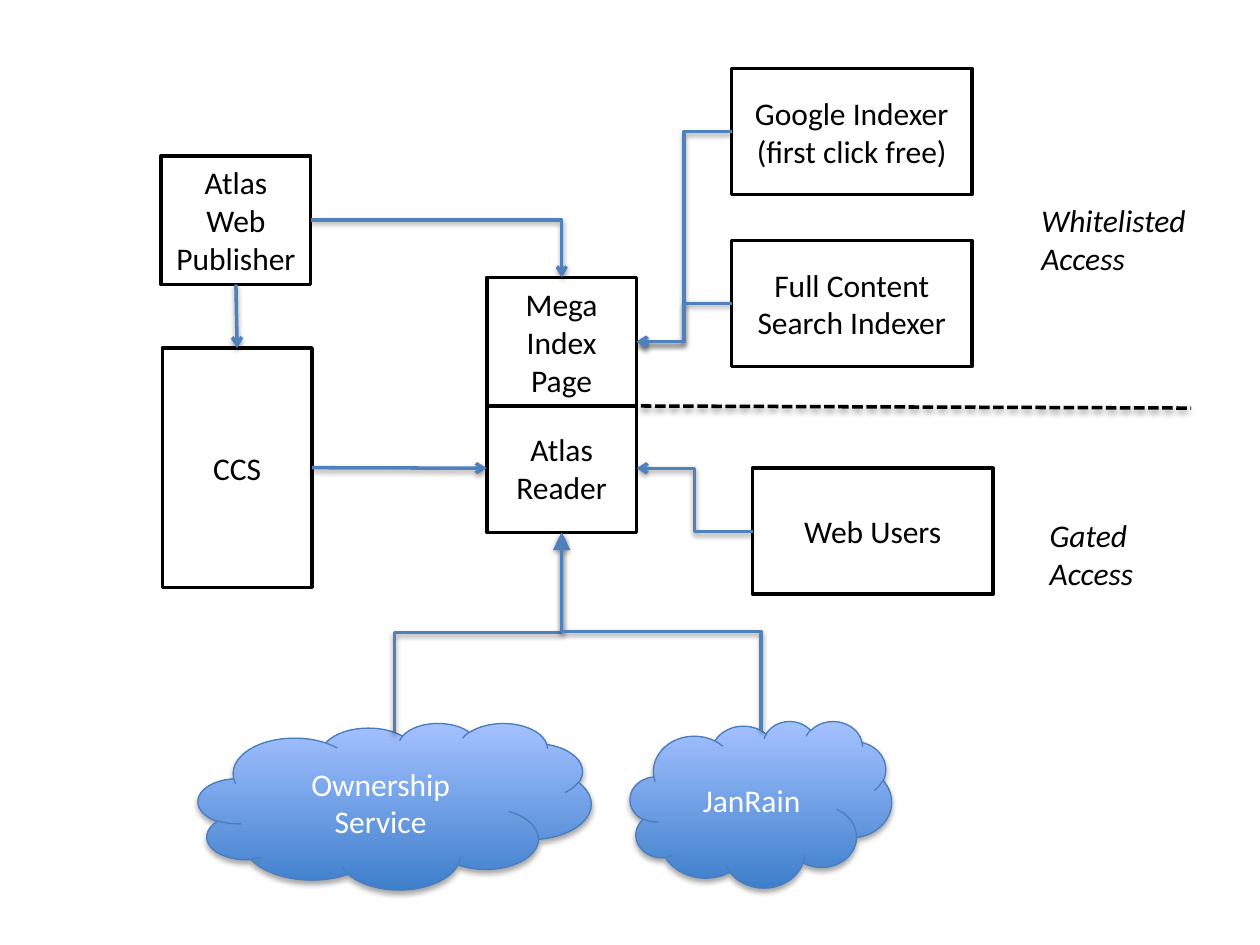
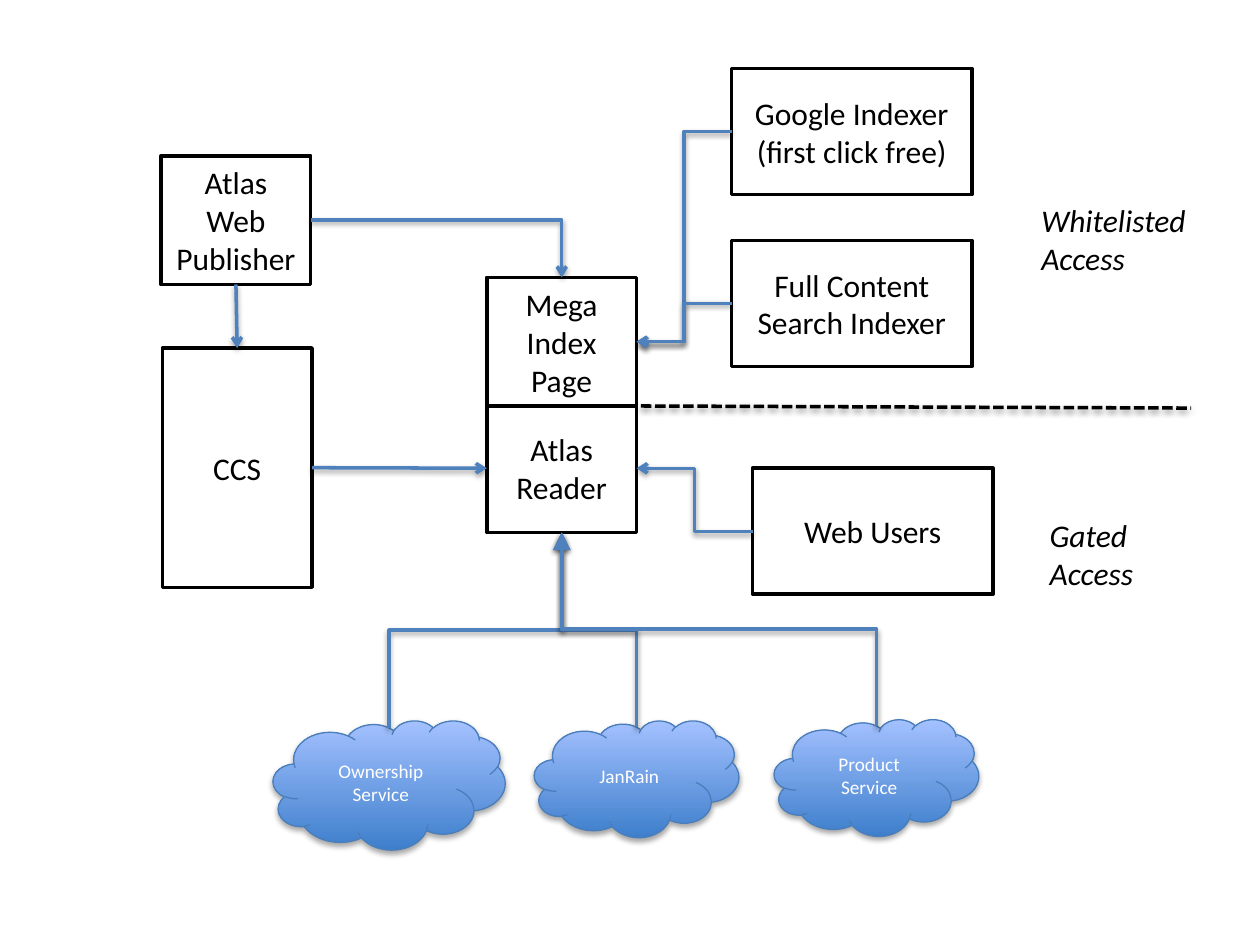
Before and after one commit to odewahn/atlas-reader-business-requirements, a slide deck: slide 2 of docs/brd-images.pptx. Drawn at 1260x945 pixels with LibreOffice and Linux fonts; fonts in the diff are those of the drawing. Boxes give left, top, right and bottom in pixels: in the first picture for what was removed or moved away, otherwise in the second. Text is boxed around its words. In the diff, an @@ line names an element or a change of style, - is before the commit and + after.

```diff
--- a/docs/brd-images.pptx
+++ b/docs/brd-images.pptx
@@ elbow arrow moved from (562, 533) - (394, 732) to (562, 533) - (389, 728) @@
@@ elbow arrow moved from (562, 533) - (761, 731) to (562, 533) - (636, 727) @@
@@ elbow arrow added from (877, 726) to (562, 533), #4F81BD 2 pt @@
@@ cloud added at bbox=[774, 719, 978, 837], fill gradient #3F80CE to #A4C4FF, outline #4B7EBC 0.75 pt, 11 pt, text #FFFFFF @@
+Product Service
@@ cloud "Ownership Service": place and size @@
-cloud "Ownership Service" at bbox=[198, 723, 591, 890]
+cloud "Ownership Service" at bbox=[273, 721, 505, 850]
@@ cloud "Ownership Service" at bbox=[273, 721, 505, 850]: size 18 to 11 pt @@
@@ cloud "JanRain" at bbox=[534, 721, 738, 838]: size 18 to 11 pt @@
@@ cloud "JanRain": place and size @@
-cloud "JanRain" at bbox=[630, 721, 891, 887]
+cloud "JanRain" at bbox=[534, 721, 738, 838]
```
Also in this commit, not shown: 7 other files.
